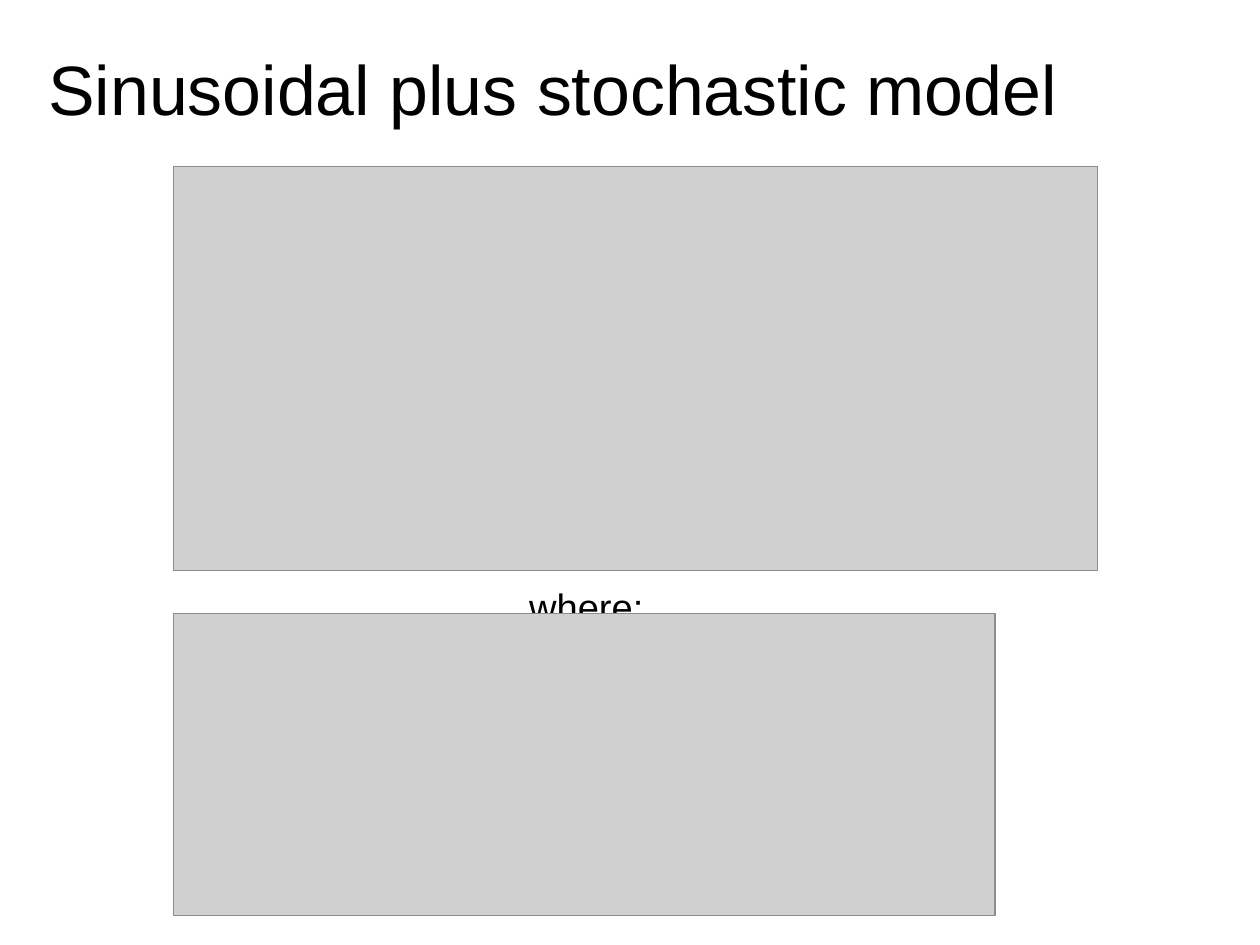
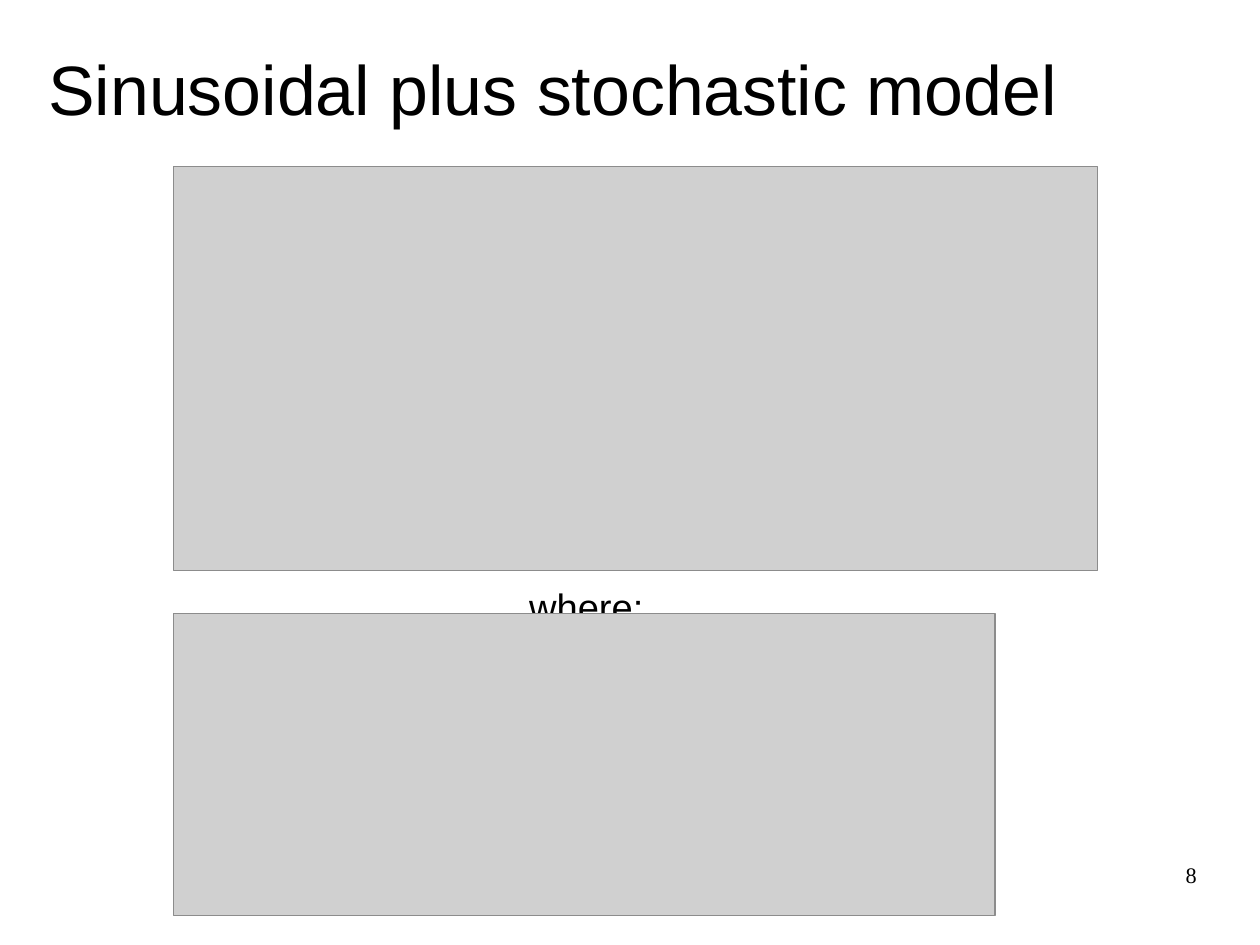
Before and after one commit to MTG/sms-tools, a slide deck: slide 8 of lectures/7-Sinusoidal-plus-residual-model/Sinusoidal-plus-residual-model.odp (slide 6 before the commit). Drawn at 1260x945 pixels with LibreOffice and Linux fonts; fonts in the diff are those of the drawing; grey boxes stand for pictures. Boxes give left, top, right and bottom in pixels: in the first picture for what was removed or moved away, otherwise in the second. Text is boxed around its words. In the diff, an @@ line names an element or a change of style, - is before the commit and + after.

```diff
--- a/lectures/7-Sinusoidal-plus-residual-model/Sinusoidal-plus-residual-model.odp
+++ b/lectures/7-Sinusoidal-plus-residual-model/Sinusoidal-plus-residual-model.odp
@@ page number added at <box>1186,868,1197,884</box>, 14 pt, text #000000 @@
+8
```
Also in this commit, not shown: 7 other slides changed, 5 slides added, 2 slides removed, 31 other files.
